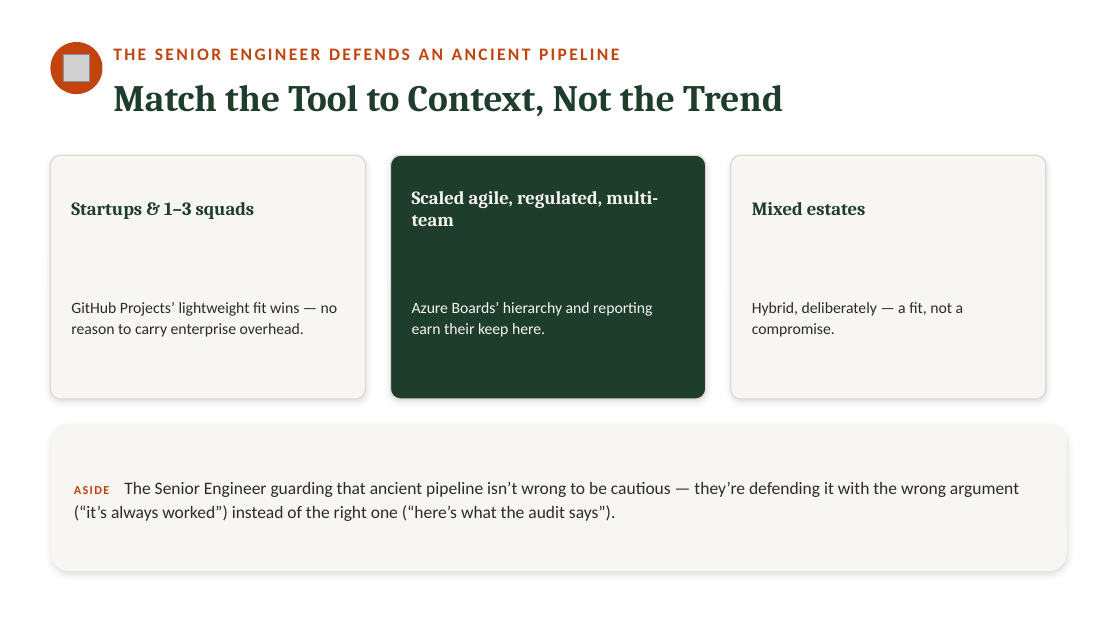
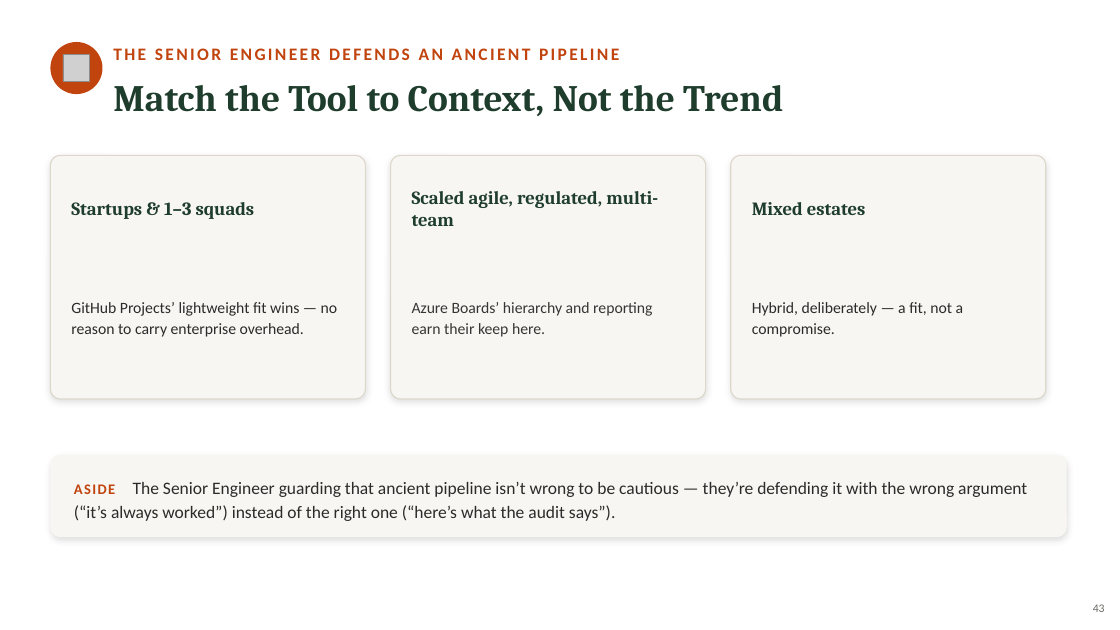
Before and after one commit to neumann1990/Azure_DevOps_To_GitHub, a slide deck: slide 43 of presentation/azure-devops-to-github-the-great-migration-FULL-DECK.pptx (slide 42 before the commit). Drawn at 1120x630 pixels with LibreOffice and Linux fonts; fonts in the diff are those of the drawing; grey boxes stand for pictures. Boxes give left, top, right and bottom in pixels: in the first picture for what was removed or moved away, otherwise in the second. Text is boxed around its words. In the diff, an @@ line names an element or a change of style, - is before the commit and + after.

Commit message:
More styling changes to PP

```diff
--- a/presentation/azure-devops-to-github-the-great-migration-FULL-DECK.pptx
+++ b/presentation/azure-devops-to-github-the-great-migration-FULL-DECK.pptx
@@ rounded rectangle at box(391, 155, 706, 399): fill #1F3D2C to #F7F6F2 @@
@@ text "Scaled agile, regulated, multi-team" at box(412, 191, 658, 226): text colour #F5F5F0 to #1F3D2C @@
@@ text "Azure Boards’ hierarchy and reporting ..." at box(412, 302, 652, 337): text colour #F5F5F0 to #373636 @@
@@ text "ASIDE The Senior Engineer guarding ..." at box(74, 482, 1027, 521): size 10.5 to 12.5 pt in "ASIDE" @@
@@ rounded rectangle: place and size @@
-rounded rectangle at box(50, 424, 1067, 571)
+rounded rectangle at box(50, 455, 1067, 538)
@@ page number added at box(1093, 604, 1105, 612), 10 pt, text #6B6B63 @@
+43
```
Also in this commit, not shown: 50 other slides changed.
